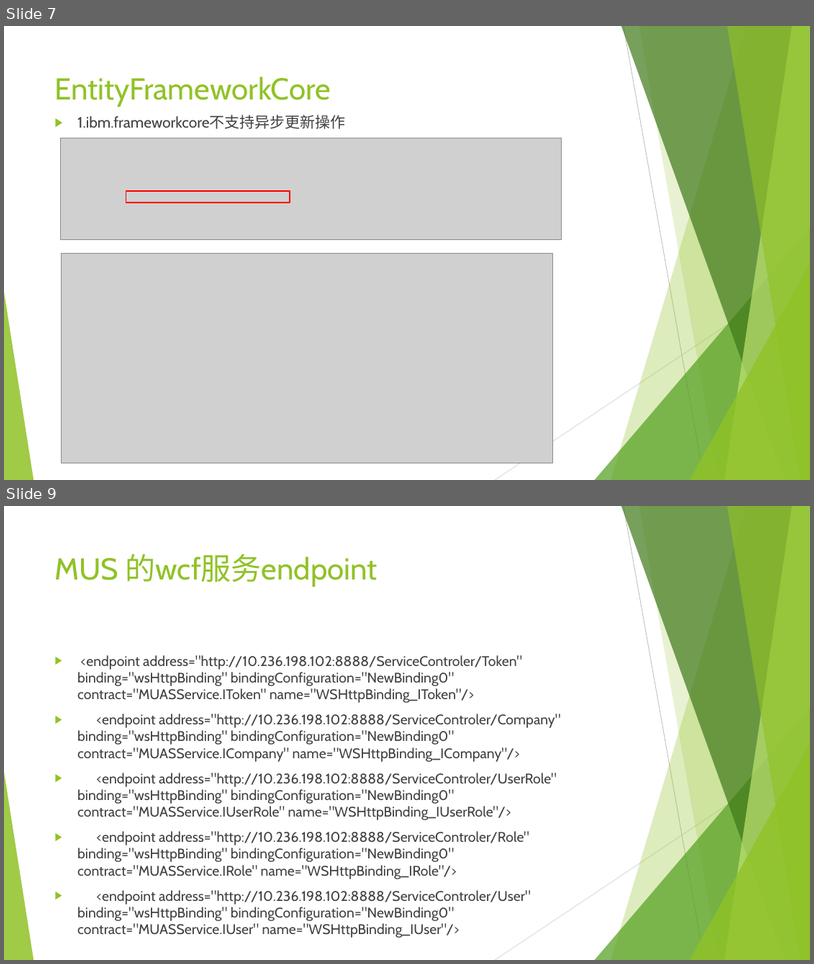
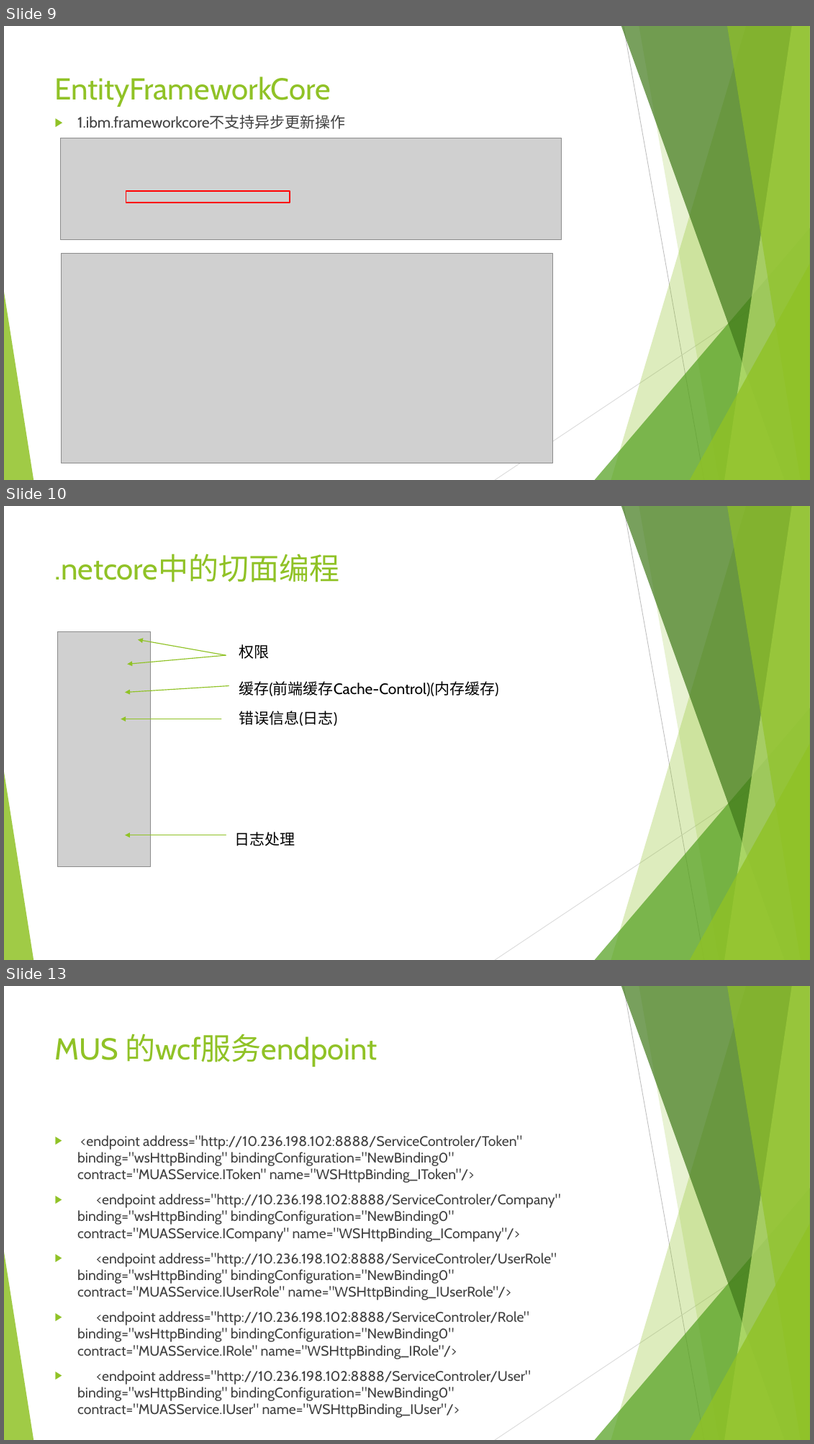
Before and after one commit to sun198986/Station, a slide deck: 后端设计.pptx. Shown one above the other, each under a label of ours: slides 7 and 9 before the commit, slides 9, 10 and 13 after it; the slides between them are not shown. The pictures are 814x964 and 814x1444 pixels, drawn with LibreOffice and Linux fonts; fonts in the diff are those of the drawing; grey boxes stand for pictures. Boxes give left, top, right and bottom in pixels: in the first picture for what was removed or moved away, otherwise in the second. Text is boxed around its words. In the diff, an @@ line names an element or a change of style, - is before the commit and + after.

```diff
--- a/后端设计.pptx
+++ b/后端设计.pptx
@@ slide 10 added at [4,506,810,960], background #FFFFFF; not listed: 10 template elements that a slide beside it also shows @@
@@ title added at [55,554,340,582], 36 pt, text #90C226 @@
+.netcore中的切面编程
@@ picture added at [57,631,150,867] @@
@@ arrow added from (226, 656) to (127, 664), #90C226 1 pt @@
@@ arrow added from (226, 656) to (138, 640), #90C226 1 pt @@
@@ text added at [239,644,269,659], 18 pt, text #000000 @@
+权限
@@ arrow added from (229, 686) to (125, 692), #90C226 1 pt @@
@@ text added at [239,681,499,696], 18 pt, text #000000 @@
+缓存(前端缓存Cache-Control)(内存缓存)
@@ arrow added from (221, 719) to (121, 719), #90C226 1 pt @@
@@ text added at [239,710,337,726], 18 pt, text #000000 @@
+错误信息(日志)
@@ arrow added from (226, 835) to (125, 835), #90C226 1 pt @@
@@ text added at [235,831,296,846], 18 pt, text #000000 @@
+日志处理
@@ what was slide 7 is now slide 9 @@
@@ what was slide 9 is now slide 13 @@
```
Also in this commit, not shown: 4 slides changed, 7 other slides added, 1 slide removed, 4 other files.
